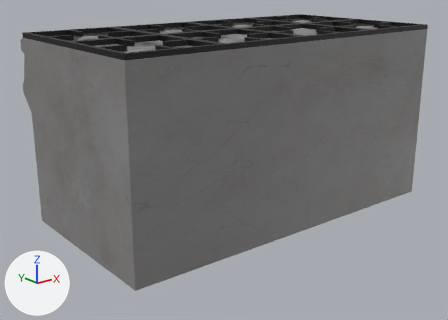
Before and after pictures for a commit that changed the FBX model Assets/Maya_Assets/Cantina/Objects/cantina-cooker.fbx.
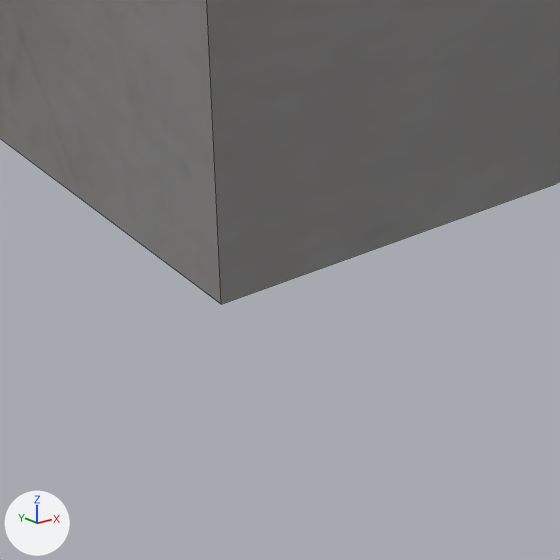
The first picture shows the older version from a camera (50 mm lens) standing at (-4.41, -5.25, 1.7) and looking at (-0.16, 0.07, -0.43). The close-ups show both versions on the part from 25% to 39% of the width and 80% to 100% of the height of that picture; other places that the commit changed are outside them. The lights are fixed; the arrows at lower left show +X, +Y and +Z. The close-ups show mesh edges as thin lines. Where no turn or scale is listed for an object, it has been applied to the vertices.

Names of what the first close-up shows: 'cooker_main1'.
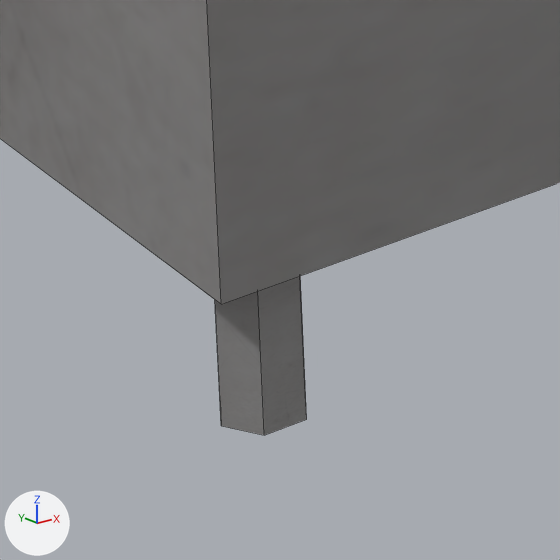
Boxes [x1, y1, x2, y2] around the edits, measured in the close-ups (560 x 560 px):
```json
{"object": "leg2", "change": "added", "after": [215, 276, 307, 435]}
```

The change, as JSON lines over the scene's bpy script:
```json
{"op": "add", "block": "me_mesh_085", "code": ["me_mesh_085 = bpy.data.meshes.new('Mesh.085')", "me_mesh_085.from_pydata(...)  # a 6-sided cylinder along z spanning x -0.05..0.05, y -0.043..0.043, z -0.1..0.1", "me_mesh_085.materials.append(mat_lambert1)  # picture img_texturescom_metal_steelbattered_1k_albedo_tif"]}
{"op": "add", "block": "ob_leg2", "code": ["ob_leg2 = bpy.data.objects.new('leg2', me_mesh_085)", "ob_leg2.location = (-1.9, -0.9, -1.1)"]}
```
